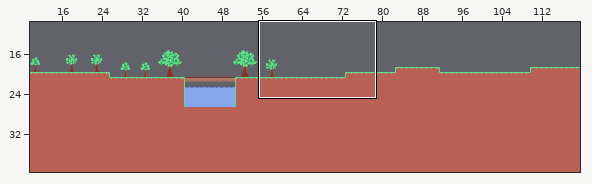
Tiled map, stored at map/ingotown/ingotown.tmx. The picture above shows the old version from afar; the outline marks the close-up.
Close-up. Before the commit:
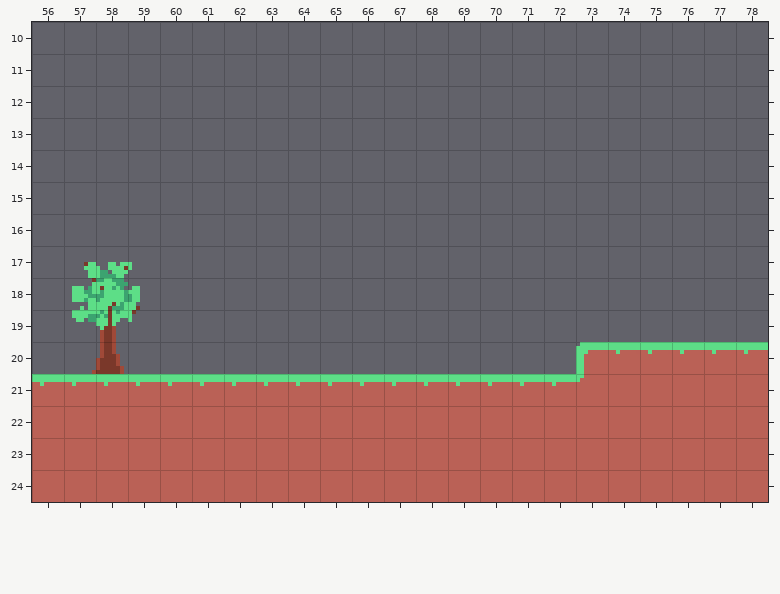
Cells are 8x8 px. Shown: x 56..78, y 10..24. The commit also changed other parts of the map, which this record leaves out. Tiles whose own drawing changed are shown in their newer look in all pictures.
And afterwards:
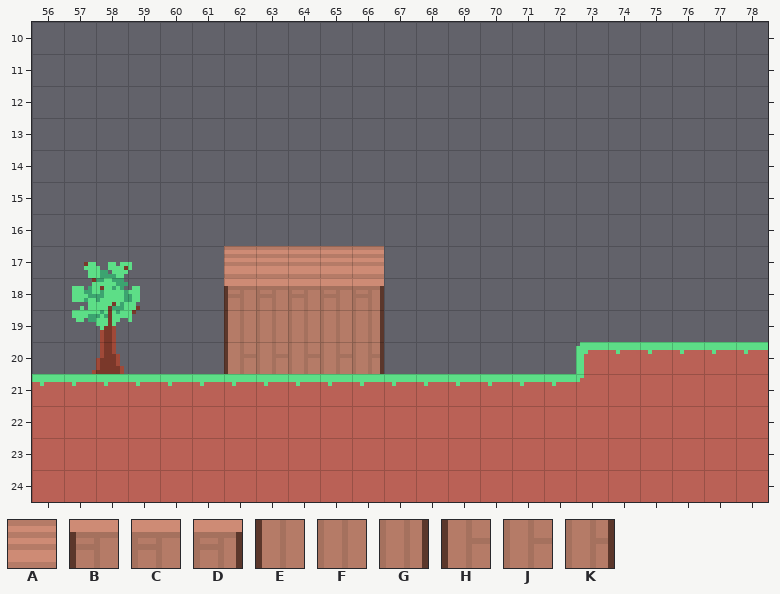
Key: from "tileset2": A 17, B 49, C 50, D 53, E 81, F 82, G 85, H 113, J 114, K 117.
_ is an empty cell, . an unchanged one.
What changed:
--- layer "Decoration"
@@ x 62..66 @@
-17 _____
-18 _____
-19 _____
-20 _____
+17 AAAAA
+18 BCCCD
+19 EFFFG
+20 HJJJK
Pixel boxes of the changes (left, top, right, bottom) in both close-ups:
added: (224, 246, 384, 374)
